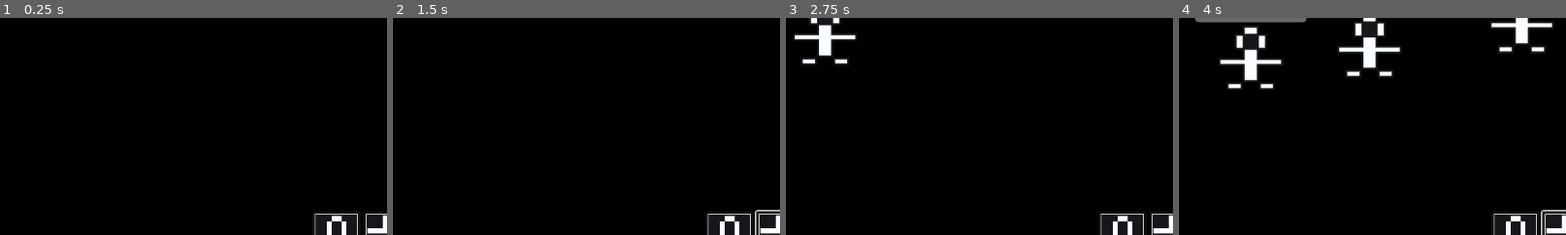
Above: before the commit, frames 1-4 (left to right).
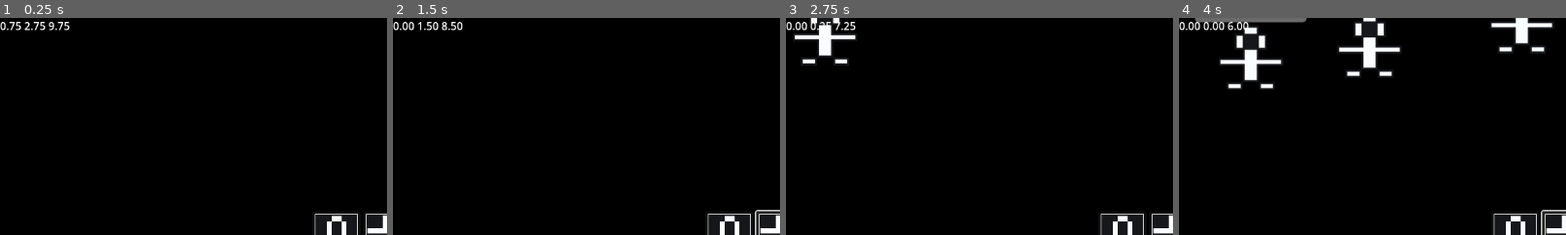
Above: after the commit, the same moments.

Repository: ThomasApplewhite/FIREBALL-Prototype
Game: Godot game, scene res://Source/Utils/dev_scene.tscn
The game is run twice, just before and just after one commit, with the same random seed, the same clock (stepped at 60 frames per second) and the same inputs.
Inputs (mouse positions are % of the whole screen's width and height, from its top left):
- Up to frame 1 (0.25 s): no input
- Up to frame 2 (1.5 s): click (43, 50) at 0.52 s; click (50, 50) at 1.27 s
- Up to frame 3 (2.75 s): click (57, 50) at 2.02 s
- Up to frame 4 (4 s): click (43, 50) at 2.77 s; click (50, 50) at 3.52 s
The pictures show only the part of the screen within x 0-50%, y 0-50%; the shares and areas given below are measured in that part.

The runs differ from the first frame. In frame 1, 0.4% of the frame differs, in the area x 0-19%, y 1-6%; in frame 2, 0.4%; in frame 3, 0.3%; in frame 4, 0.4%.

Commit message:
Spell Cooldowns and Cooldown Managment

Diff:
--- a/Assets/Spells/SpellData/fireball_spell_data.tres
+++ b/Assets/Spells/SpellData/fireball_spell_data.tres
@@ -7,5 +7,6 @@
 [resource]
 script = ExtResource("1_ajc67")
 spell_name = "FIREBALL"
+spell_cooldown = 10.0
 spell_icon = ExtResource("3_drcj8")
 packed_spell = ExtResource("1_gae0w")
--- a/Assets/Spells/SpellData/magic_top_spell_data.tres
+++ b/Assets/Spells/SpellData/magic_top_spell_data.tres
@@ -7,5 +7,6 @@
 [resource]
 script = ExtResource("1_d2wbm")
 spell_name = "Magic Top"
+spell_cooldown = 3.0
 spell_icon = ExtResource("3_oyfj7")
 packed_spell = ExtResource("1_cegvl")
--- a/Assets/Spells/SpellData/stub_spell_data.tres
+++ b/Assets/Spells/SpellData/stub_spell_data.tres
@@ -7,5 +7,6 @@
 [resource]
 script = ExtResource("1_8luxm")
 spell_name = "Zap"
+spell_cooldown = 1.0
 spell_icon = ExtResource("3_0op43")
 packed_spell = ExtResource("1_wk663")
--- /dev/null
+++ b/Source/DebugUtils/spell_provider_cooldown_display.gd
@@ -0,0 +1,46 @@
+extends Control
+
+@onready
+var grid_container = $GridContainer
+
+var spell_provider
+var display_texts : Array[Label]
+
+var display_enabled = false
+
+# Called every frame. 'delta' is the elapsed time since the previous frame.
+func _process(delta):
+	if not display_enabled:
+		return
+
+	var time_remaining
+	var time_left = spell_provider.cooldown_timer.get_time_left()
+	var time_max = spell_provider.cooldown_timer_max
+
+	for i in spell_provider.spell_cooldowns.size():
+		var cooldown = spell_provider.spell_cooldowns[i]
+
+		if(cooldown < 0):
+			# account for loop scenario
+			time_remaining = (time_max + time_left) - (time_max + cooldown)
+		else:
+			time_remaining = time_left - cooldown
+
+		time_remaining = 0 if time_remaining <= 0 else time_remaining
+		display_texts[i].text = "%.2f" % time_remaining
+
+
+func enable_debug_display(new_spell_provider):
+	spell_provider = new_spell_provider
+	generate_display_text()
+
+	display_enabled = true
+
+func generate_display_text():
+	var spell_count = spell_provider.spell_cooldowns.size()
+	display_texts.resize(spell_count)
+	grid_container.columns = spell_count
+	for i in spell_count:
+		display_texts[i] = Label.new()
+		display_texts[i].mouse_filter = MOUSE_FILTER_IGNORE
+		grid_container.add_child(display_texts[i])
--- /dev/null
+++ b/Source/DebugUtils/spell_provider_cooldown_display.tscn
@@ -0,0 +1,22 @@
+[gd_scene load_steps=2 format=3 uid="uid://csc6mddwb30s2"]
+
+[ext_resource type="Script" path="res://Source/DebugUtils/spell_provider_cooldown_display.gd" id="1_4kmxn"]
+
+[node name="SpellProviderCooldownDisplay" type="Control"]
+layout_mode = 3
+anchors_preset = 15
+anchor_right = 1.0
+anchor_bottom = 1.0
+grow_horizontal = 2
+grow_vertical = 2
+mouse_filter = 2
+script = ExtResource("1_4kmxn")
+
+[node name="GridContainer" type="GridContainer" parent="."]
+layout_mode = 1
+anchors_preset = 15
+anchor_right = 1.0
+anchor_bottom = 1.0
+grow_horizontal = 2
+grow_vertical = 2
+mouse_filter = 2
--- a/Source/Player/player_functionality.gd
+++ b/Source/Player/player_functionality.gd
@@ -17,6 +17,9 @@
 
 func cast_spell(screen_touch_position : Vector2):
 	var packed_spell = spell_provider.cast_selected_spell()
+	if not packed_spell:
+		return
+
 	var spell_instance = packed_spell.instantiate()
 	var spell_direction = screen_touch_position - spell_spawn_point.global_position
 	spell_direction = spell_direction.normalized()
--- a/Source/SpellProvider/spell_provider.gd
+++ b/Source/SpellProvider/spell_provider.gd
@@ -4,19 +4,34 @@
 var spell_datas : Array[SpellData]
 @export
 var starting_spell_index : int
+@export
+var debug_enable_cooldowns_display = false
 
 @onready
 var grid_container = $GridContainer
+@onready
+var cooldown_timer = $Timer
 
-var selected_spell : PackedScene
+const cooldown_timer_max = 1000
+
+var selected_spell_index : int
+var spell_cooldowns : Array[float]
 
 # Called when the node enters the scene tree for the first time.
 func _ready():
-	selected_spell = spell_datas[starting_spell_index].packed_spell
+	selected_spell_index = starting_spell_index
+	# timer starts before buttons are made so that timer.time_left is not 0
+	cooldown_timer.start(cooldown_timer_max)
 	init_buttons()
+
+	if debug_enable_cooldowns_display:
+		$SpellProviderCooldownDisplay.enable_debug_display(self)
+
+	pass
 
 func init_buttons():
 	grid_container.columns = spell_datas.size()
+	spell_cooldowns.resize(spell_datas.size())
 	# the fact that this loop naturally goes from 0 to bound-1 is WILD to me
 	for i in spell_datas.size():
 		var new_button = Button.new()
@@ -28,9 +43,34 @@
 		new_button.pressed.connect(spell_button_pressed.bind(i))
 		grid_container.add_child(new_button)
 
+		spell_cooldowns[i] = get_spell_cooldown_time(spell_datas[i].spell_cooldown)
+
 func spell_button_pressed(index : int):
-	selected_spell = spell_datas[index].packed_spell
+	selected_spell_index = index
 	print("Spell Select Button %d pressed" % index)
 
+func get_spell_cooldown_time(base_cooldown : float) -> float:
+	return cooldown_timer.get_time_left() - base_cooldown
+
+# do this laters
+#func reduce_all_spell_cooldowns(cooldown_reduction : float):
+#	pass
+
+func loop_spell_timer(timer_underflow : float):
+	# the only times that wouldn't have expired before the underflow occurs
+	# are negative ones. So, we can assume all times are negative during a loop
+	for i in spell_cooldowns.size():
+		spell_cooldowns[i]  += cooldown_timer_max - timer_underflow
+
+	cooldown_timer.start(cooldown_timer_max - timer_underflow)
+
 func cast_selected_spell() -> PackedScene:
-	return selected_spell
+	if cooldown_timer.get_time_left() < spell_cooldowns[selected_spell_index]:
+		var new_cooldown = get_spell_cooldown_time(spell_datas[selected_spell_index].spell_cooldown)
+		spell_cooldowns[selected_spell_index] = new_cooldown
+		return spell_datas[selected_spell_index].packed_spell
+
+	return null
+
+func _on_timer_timeout():
+	loop_spell_timer(0.0)
--- a/Source/SpellProvider/spell_provider.tscn
+++ b/Source/SpellProvider/spell_provider.tscn
@@ -1,13 +1,15 @@
-[gd_scene load_steps=5 format=3 uid="uid://xo43g1fmqpao"]
+[gd_scene load_steps=6 format=3 uid="uid://xo43g1fmqpao"]
 
 [ext_resource type="Script" path="res://Source/SpellProvider/spell_provider.gd" id="1_ryj2y"]
 [ext_resource type="Resource" uid="uid://dedrdyxv5pma6" path="res://Assets/Spells/SpellData/stub_spell_data.tres" id="2_klqqq"]
 [ext_resource type="Resource" uid="uid://c1v47eymax6vh" path="res://Assets/Spells/SpellData/magic_top_spell_data.tres" id="3_p80l2"]
 [ext_resource type="Resource" uid="uid://c2jqoxy3lnyv7" path="res://Assets/Spells/SpellData/fireball_spell_data.tres" id="4_4gxc8"]
+[ext_resource type="PackedScene" uid="uid://csc6mddwb30s2" path="res://Source/DebugUtils/spell_provider_cooldown_display.tscn" id="5_350ia"]
 
 [node name="SpellProvider" type="Node"]
 script = ExtResource("1_ryj2y")
 spell_datas = Array[Resource("res://Source/Utils/spell_data.gd")]([ExtResource("2_klqqq"), ExtResource("3_p80l2"), ExtResource("4_4gxc8")])
+debug_enable_cooldowns_display = true
 
 [node name="GridContainer" type="GridContainer" parent="."]
 anchors_preset = 8
@@ -19,3 +21,9 @@
 grow_vertical = 2
 size_flags_horizontal = 3
 mouse_filter = 2
+
+[node name="Timer" type="Timer" parent="."]
+
+[node name="SpellProviderCooldownDisplay" parent="." instance=ExtResource("5_350ia")]
+
+[connection signal="timeout" from="Timer" to="." method="_on_timer_timeout"]
--- a/Source/Utils/spell_data.gd
+++ b/Source/Utils/spell_data.gd
@@ -3,5 +3,6 @@
 class_name SpellData
 
 @export var spell_name : String
+@export var spell_cooldown : float
 @export var spell_icon : Texture2D
 @export var packed_spell : PackedScene
Not shown, changed: Docs/Home/DevelopmentDocs/GameplayDevelopment.txt
Not shown, changed: Docs/Home/DevelopmentDocs/NiceToHaves.txt
Not shown, added: Docs/Home/FunctionalityDocs/SpellProviderCooldownTimer.txt
